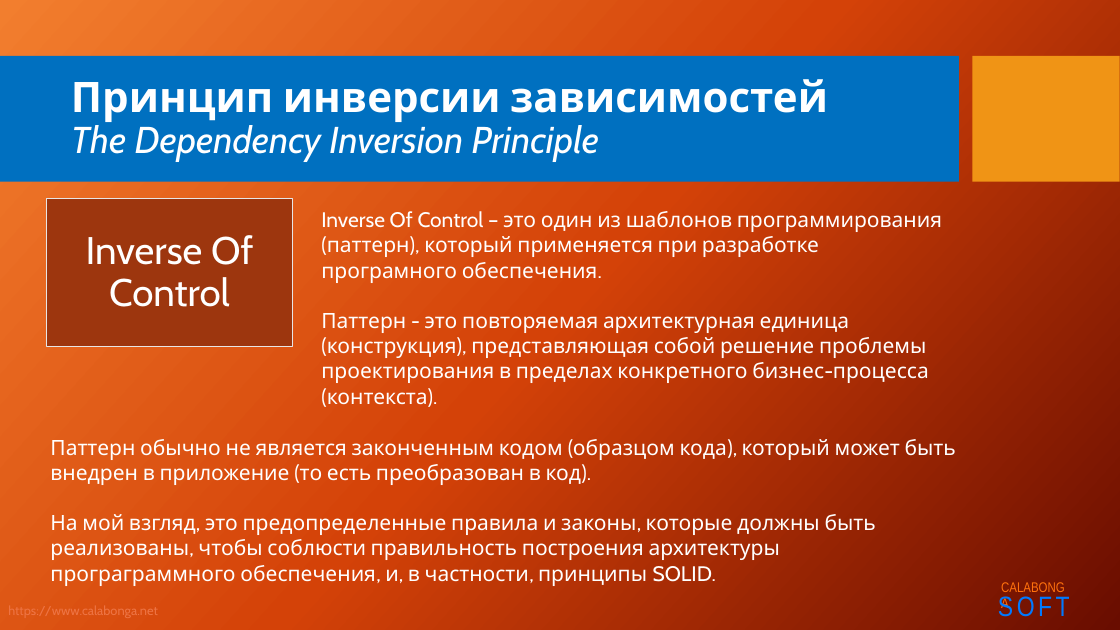
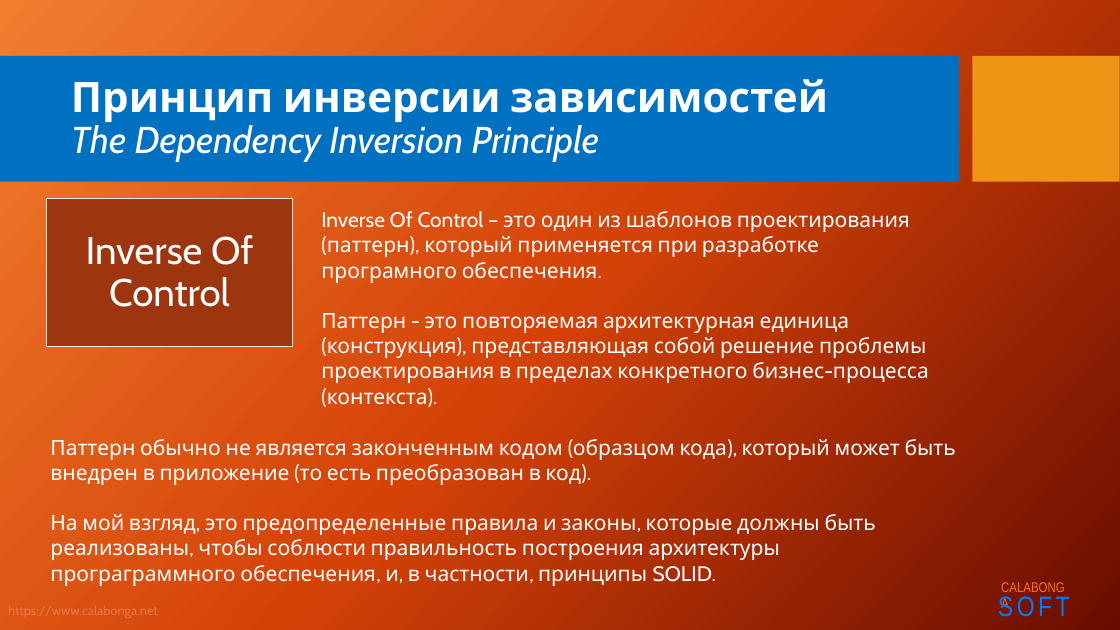
Before and after one commit to Calabonga/SOLID, a slide deck: slide 8 of Powerpoint/5.SOLID_D.pptx. Drawn at 1120x630 pixels with LibreOffice and Linux fonts; fonts in the diff are those of the drawing; background and template pictures are left out. Boxes give left, top, right and bottom in pixels: in the first picture for what was removed or moved away, otherwise in the second. Text is boxed around its words. In the diff, an @@ line names an element or a change of style, - is before the commit and + after.

```diff
--- a/Powerpoint/5.SOLID_D.pptx
+++ b/Powerpoint/5.SOLID_D.pptx
@@ text at box(321, 211, 910, 283): text changed @@
-Inverse Of Control – это один из шаблонов программирования (паттерн), который применяется при разработке програмного обеспечения.
+Inverse Of Control – это один из шаблонов проектирования (паттерн), который применяется при разработке програмного обеспечения.
```
Also in this commit, not shown: 1 other slide changed, 5 slides added, 9 other files.
